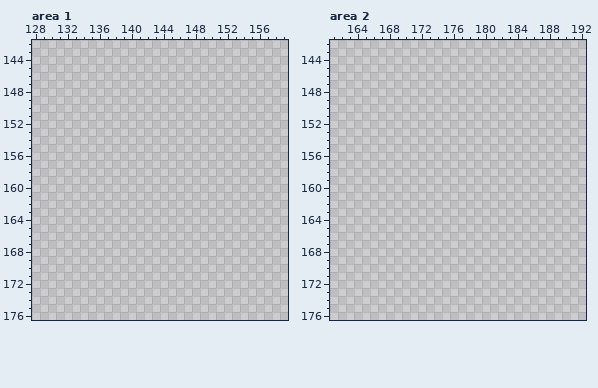
Pixel-art file: The Art Folder/LD Elements.aseprite. Above, as it was before the edit.
256x256 pixels, 1 frame. Shown: area 1: x 128..159, y 142..176; area 2: x 161..192, y 142..176. The commit also changed other parts of the picture, which this record leaves out.
Palette (. is transparent): 
The same view after the edit:
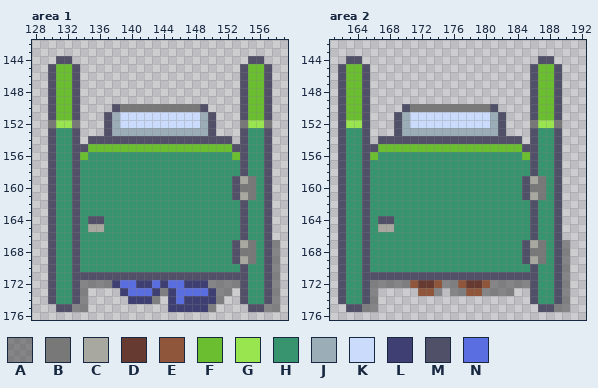
Colours new in this view: A #3d3d3d7f  B #787878  C #a8a8a0  D #663931  E #8f563b  F #6abe30  G #99e550  H #37946e  J #9badb7  K #cbdbfc  L #3f3f74  M #505068  N #5b6ee1
Diff:
Changed rows in their new state; - is an unchanged pixel.
Area 1, layer "Layer 1":
first column x 130:
144 -MM----------------------MM--
145 MFFM--------------------MFFM-
146 MFFM--------------------MFFM-
147 MFFM--------------------MFFM-
148 MFFM--------------------MFFM-
149 MFFM--------------------MFFM-
150 MFFM----MBBBBBBBBBBM----MFFM-
151 MFFM---MJKKKKKKKKKKJM---MFFM-
152 BGGB---MJKKKKKKKKKKJM---BGGB-
153 MHHM---MJJJJJJJJJJJJM---MHHM-
154 MHHM-MMMMMMMMMMMMMMMMMM-MHHM-
155 MHHMMFFFFFFFFFFFFFFFFFFMMHHM-
156 MHHMFHHHHHHHHHHHHHHHHHHFMHHM-
157 MHHMHHHHHHHHHHHHHHHHHHHHMHHM-
158 MHHMHHHHHHHHHHHHHHHHHHHHMHHM-
159 MHHMHHHHHHHHHHHHHHHHHHHMCBHM-
160 MHHMHHHHHHHHHHHHHHHHHHHMBBHM-
161 MHHMHHHHHHHHHHHHHHHHHHHMCBHM-
162 MHHMHHHHHHHHHHHHHHHHHHHHMHHM-
163 MHHMHHHHHHHHHHHHHHHHHHHHMHHM-
164 MHHMHMMHHHHHHHHHHHHHHHHHMHHM-
165 MHHMHCCHHHHHHHHHHHHHHHHHMHHM-
166 MHHMHHHHHHHHHHHHHHHHHHHHMHHM-
167 MHHMHHHHHHHHHHHHHHHHHHHMCBHMA
168 MHHMHHHHHHHHHHHHHHHHHHHMBBHMA
169 MHHMHHHHHHHHHHHHHHHHHHHMCBHMA
170 MHHMHHHHHHHHHHHHHHHHHHHHMHHMA
171 MHHMMMMMMMMMMMMMMMMMMMMMMHHMA
172 MHHMAAAALNNLLNLNNLLLAAAAMHHMA
173 MHHMA----LNNNLALNNNNLAA-MHHMA
174 MHHMA-----LLLA-LNLLLLA--MHHMA
175 -MMAA----------LLLLLA----MMAA
Area 2, layer "Layer 1":
first column x 162:
144 -MM----------------------MM--
145 MFFM--------------------MFFM-
146 MFFM--------------------MFFM-
147 MFFM--------------------MFFM-
148 MFFM--------------------MFFM-
149 MFFM--------------------MFFM-
150 MFFM----MBBBBBBBBBBM----MFFM-
151 MFFM---MJKKKKKKKKKKJM---MFFM-
152 MGGM---MJKKKKKKKKKKJM---BGGB-
153 MHHM---MJJJJJJJJJJJJM---MHHM-
154 MHHM-MMMMMMMMMMMMMMMMMM-MHHM-
155 MHHMMFFFFFFFFFFFFFFFFFFMMHHM-
156 MHHMFHHHHHHHHHHHHHHHHHHFMHHM-
157 MHHMHHHHHHHHHHHHHHHHHHHHMHHM-
158 MHHMHHHHHHHHHHHHHHHHHHHHMHHM-
159 MHHMHHHHHHHHHHHHHHHHHHHMCBHM-
160 MHHMHHHHHHHHHHHHHHHHHHHMBBHM-
161 MHHMHHHHHHHHHHHHHHHHHHHMCBHM-
162 MHHMHHHHHHHHHHHHHHHHHHHHMHHM-
163 MHHMHHHHHHHHHHHHHHHHHHHHMHHM-
164 MHHMHMMHHHHHHHHHHHHHHHHHMHHM-
165 MHHMHCCHHHHHHHHHHHHHHHHHMHHM-
166 MHHMHHHHHHHHHHHHHHHHHHHHMHHM-
167 MHHMHHHHHHHHHHHHHHHHHHHMCBHMA
168 MHHMHHHHHHHHHHHHHHHHHHHMBBHMA
169 MHHMHHHHHHHHHHHHHHHHHHHMCBHMA
170 MHHMHHHHHHHHHHHHHHHHHHHHMHHMA
171 MHHMMMMMMMMMMMMMMMMMMMMMMHHMA
172 MHHMAAAAAEDDEAAEDDEAAAAAMHHMA
173 MHHMA-----EEA-AAEEAAAA--MHHMA
174 MHHMA-------------------MHHMA
175 -MMAA--------------------MMAA
Where, in picture pixels (left, top, right, bottom), the same in both pictures:
added: (48, 56, 280, 312)
added: (338, 56, 570, 312)
